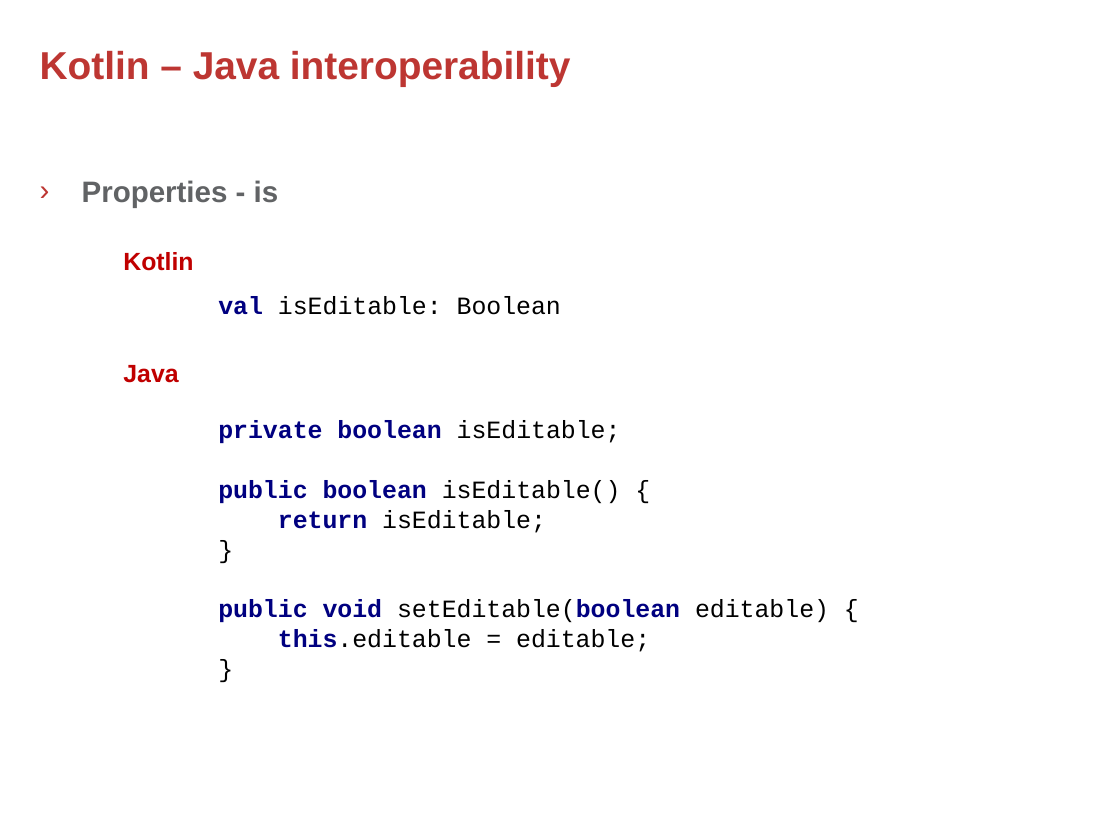
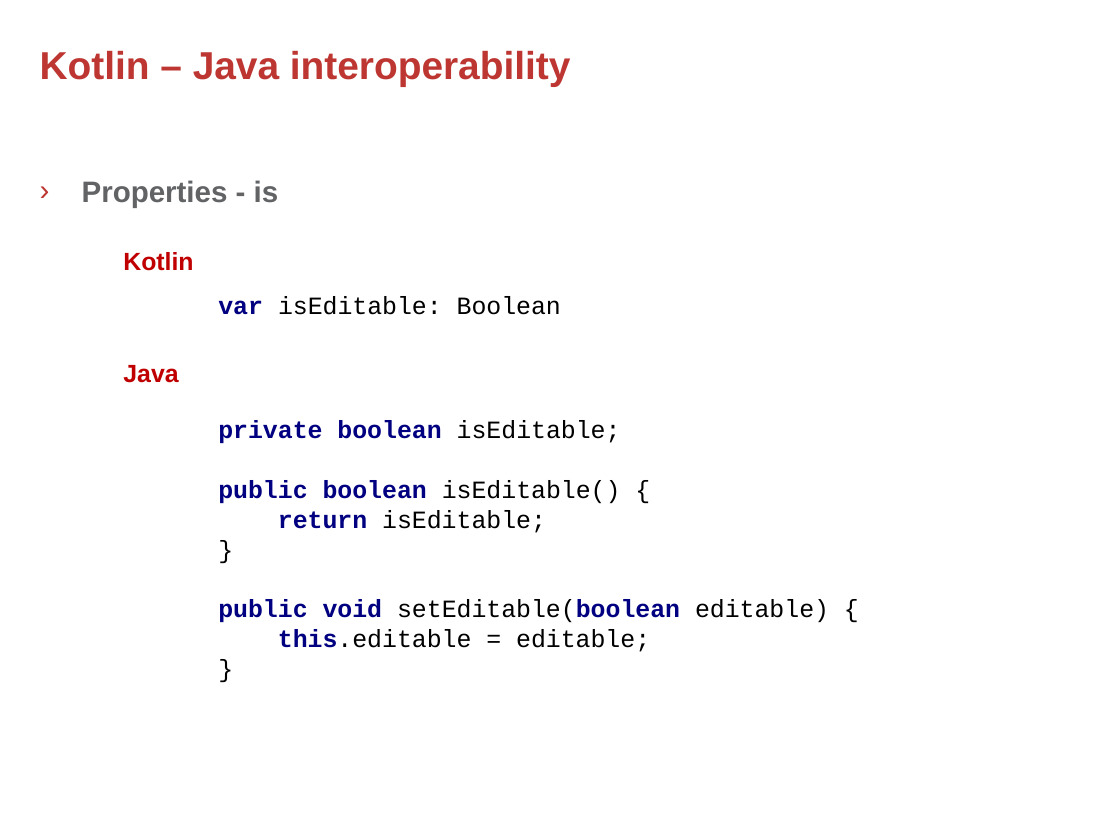
Before and after one commit to rokusjar/KotlinSkoleni, a slide deck: slide 3 of slides/Kotlin - 2. Java Interoperability.pptx. Drawn at 1120x840 pixels with LibreOffice and Linux fonts; fonts in the diff are those of the drawing; background and template pictures are left out. Boxes give left, top, right and bottom in pixels: in the first picture for what was removed or moved away, otherwise in the second. Text is boxed around its words. In the diff, an @@ line names an element or a change of style, - is before the commit and + after.

Commit message:
kotlin advanced - Kotlin - 2 Java Interoperability minor fixes

```diff
--- a/slides/Kotlin - 2. Java Interoperability.pptx
+++ b/slides/Kotlin - 2. Java Interoperability.pptx
@@ text at [218,296,561,315]: text changed @@
-val isEditable: Boolean
+var isEditable: Boolean
```
Also in this commit, not shown: 1 other slide changed.
